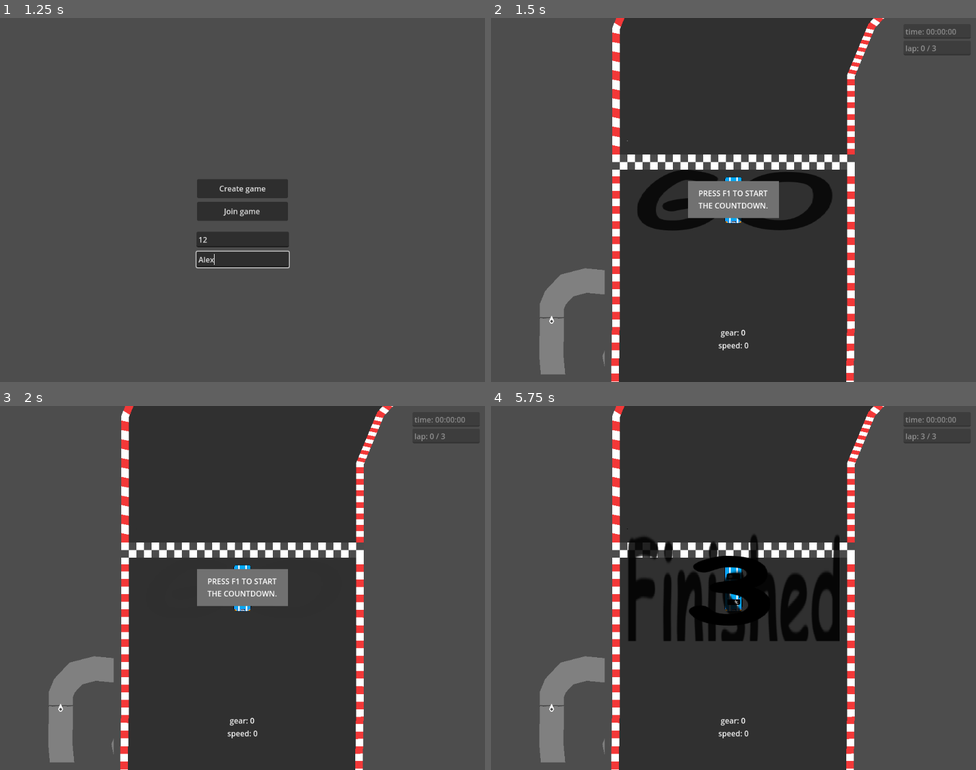
Above: before the commit, frames 1-4 (two rows, left to right).
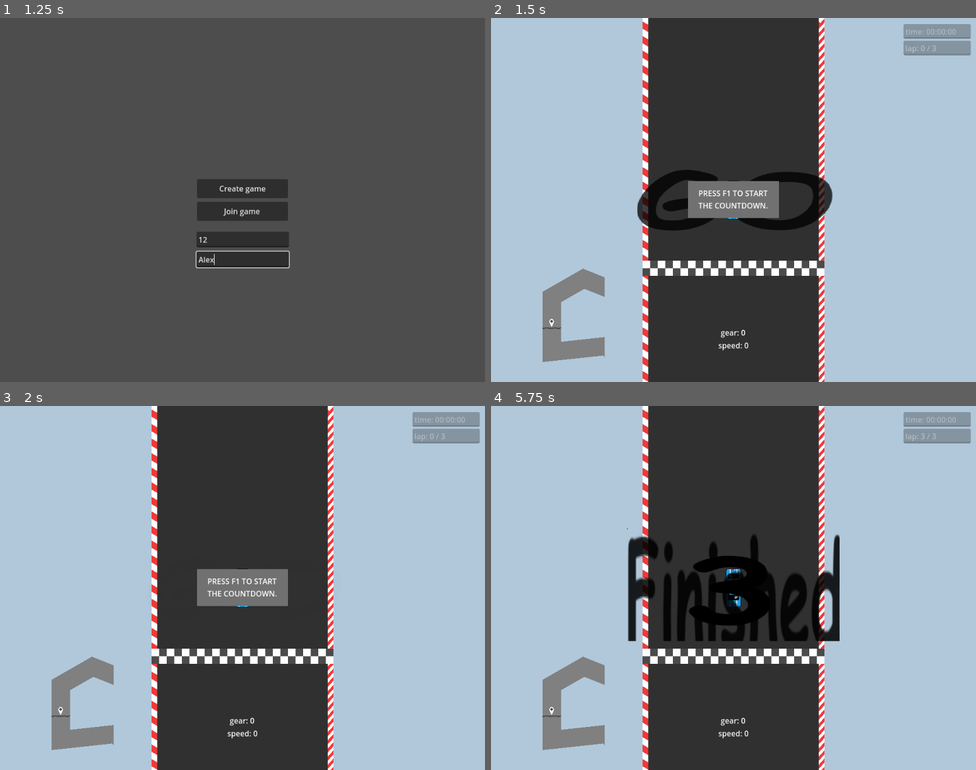
Above: after the commit, the same moments.

Repository: Tab-e-n/web-racing-game
Game: Godot game, scene res://load.tscn
Same seed, same stepped clock (60 frames per second), same inputs: the game is played once before the commit and once after it.
Inputs (mouse positions are in pixels of both pictures, inside the frame that each line leads up to):
- Up to frame 1 (1.25 s): click (242, 240) at 0.52 s; type "12" at 0.6 s; click (242, 258) at 0.75 s; type "Alex" at 0.83 s
- Up to frame 2 (1.5 s): click "Create game" at 1.25 s
- Up to frame 3 (2 s): no input
- Up to frame 4 (5.75 s): tap F every 0.75 s from 2 to 5 s; hold Right (right) 2.03-2.78 s; hold Delete 2.03-2.78 s; hold Down (down) 2.78-3.53 s; tap Shift (shift) at 2.85 s; tap Delete at 3.05, 4.55 s; hold Right (right) 3.53-4.28 s; hold Delete 3.53-4.28 s; hold Up (up) 4.28-5.03 s; tap Tab at 4.35 s; hold Left (left) from 5.03 s (still down); hold Delete from 5.03 s (still down); tap F1 (F1) at 5.65 s

Frame 1 is identical in both runs. In frame 2, 67% of the frame differs, in the area x 0-100%, y 0-100%; in frame 3, 67%; in frame 4, 66%.

Commit message:
As i foretold, none of the web stuff worked :)

Diff:
--- a/Objects/racecar.tscn
+++ b/Objects/racecar.tscn
@@ -1,19 +1,18 @@
 [gd_scene load_steps=5 format=3 uid="uid://dq4jcgjndycyl"]
 
 [ext_resource type="Script" path="res://Scripts/racecar.gd" id="1_xv4uw"]
+[ext_resource type="Texture2D" uid="uid://bys5jfqcu8v27" path="res://Textures/placeholder_car_2.png" id="2_1ko0k"]
 [ext_resource type="Texture2D" uid="uid://doxnw8vkcqiag" path="res://Textures/debug_vector.png" id="2_4oll1"]
-[ext_resource type="Texture2D" uid="uid://dw6uj3apwvl4h" path="res://Textures/pixilart-drawing.png" id="2_ot72g"]
 
 [sub_resource type="RectangleShape2D" id="RectangleShape2D_1j6se"]
-size = Vector2(32, 96)
+size = Vector2(32, 80)
 
 [node name="Racecar" type="CharacterBody2D"]
 collision_mask = 65534
 script = ExtResource("1_xv4uw")
 
 [node name="placeholder" type="Sprite2D" parent="."]
-scale = Vector2(0.75, 0.75)
-texture = ExtResource("2_ot72g")
+texture = ExtResource("2_1ko0k")
 
 [node name="collision" type="CollisionShape2D" parent="."]
 shape = SubResource("RectangleShape2D_1j6se")
--- a/Scripts/Netcode.gd
+++ b/Scripts/Netcode.gd
@@ -14,9 +14,16 @@
 const VOTE_TIME : float = 20
 const NUMBER_OF_VOTE_OPTIONS : int = 4
 
+const VOTE_POSSIBILITIES : Dictionary = {
+	"Anti Testies" : "AntiTesties.tscn",
+	"Funny Ice Physics" : "funny_ice_physics.tscn",
+	"test_scene" : "test_scene.tscn",
+	"Trees Trees Trees" : "test_scene_1.tscn",
+	"DA WORLD" : "THEWORLD.tscn",
+}
+
 
 var TIME_TO_TIMEOUT : float = 360
-
 
 # This will contain player info for every player,
 # with the keys being each player's unique IDs.
@@ -32,6 +39,7 @@
 	"time" : 0,
 	"laps" : 0,
 	"finished" : false,
+	"car_data" : {},
 }
 var players_loaded = []
 var is_a_player : bool = true
@@ -53,8 +61,7 @@
 	players_loaded = []
 	is_a_player = true
 	is_a_spectator = false
-#	current_track_name = "test_scene"
-	current_track_name = "test_scene"
+	current_track_name = "Funny Ice Physics"#"test_scene"
 	time_till_timeout = 0
 	vote_timer = 0
 	votes = {}
@@ -79,7 +86,7 @@
 			if time_till_timeout > 0:
 				time_till_timeout -= delta
 				if time_till_timeout <= 0:
-					racing_finished.rpc()
+					end_race()
 
 			if vote_timer > 0:
 				vote_timer -= delta
@@ -134,6 +141,7 @@
 func get_car_data():
 	if is_a_spectator or not is_a_player:
 		send_car_data.rpc({})
+		return
 	if get_tree().current_scene.has_method("get_car_data"):
 		var car_data = get_tree().current_scene.get_car_data()
 		send_car_data.rpc(car_data)
@@ -145,10 +153,7 @@
 func send_car_data(car_data : Dictionary):
 	var peer_id = multiplayer.get_remote_sender_id()
 	if players.has(peer_id):
-		if car_data.is_empty() and players[peer_id].has("car_data"):
-			players[peer_id].erase("car_data")
-		if not car_data.is_empty():
-			players[peer_id]["car_data"] = car_data.duplicate()
+		players[peer_id]["car_data"] = car_data.duplicate()
 #		print("data_recieved")
 
 
@@ -156,12 +161,14 @@
 func send_game_info(game_info : Dictionary):
 	print("got game info")
 	current_track_name = game_info["track_name"]
-	become_spectator()
+	if game_info["become_spectator"]:
+		become_spectator()
+	else:
+		become_player()
 
 
 func do_a_new_round():
 	print("new round")
-	time_till_timeout = TIME_TO_TIMEOUT
 	vote_timer = 0
 	players_loaded = []
 
@@ -195,6 +202,9 @@
 	become_player()
 	if get_tree().current_scene is Gameplay:
 		get_tree().current_scene.start_race()
+	if multiplayer.is_server():
+		print("timeout in ", TIME_TO_TIMEOUT)
+		time_till_timeout = TIME_TO_TIMEOUT
 
 
 @rpc("any_peer", "call_local", "reliable")
@@ -209,15 +219,16 @@
 	if multiplayer.is_server() and done:
 		if time_till_timeout > END_OF_RACE_TIMEOUT:
 			time_till_timeout = END_OF_RACE_TIMEOUT
+			print("timeout in ", END_OF_RACE_TIMEOUT)
 		check_player_finish()
 
 
 func check_player_finish():
 	for i in players:
-		if not players[i]["finished"] and players[i].has("car_data"):
+		if not players[i]["finished"] and not players[i]["car_data"].is_empty():
 			print("everyone isn't done yet.")
 			return
-	racing_finished()
+	end_race()
 
 
 func _on_race_finished(race_timer):
@@ -270,33 +281,39 @@
 
 
 func generate_vote_options():
-	var dir : Array = DirAccess.get_files_at("res://Tracks/")
+	var possibilities = VOTE_POSSIBILITIES.keys()
 	var rng = RandomNumberGenerator.new()
 
 	vote_options[NUMBER_OF_VOTE_OPTIONS - 1] = current_track_name
-	if dir.find(current_track_name + ".tscn") != -1:
-		dir.remove_at(dir.find(current_track_name + ".tscn"))
+	if possibilities.find(current_track_name) != -1:
+		possibilities.remove_at(possibilities.find(current_track_name))
 
 	for i in range(NUMBER_OF_VOTE_OPTIONS - 1):
-		var index = rng.randi_range(0, dir.size() - 1)
-		var map : String = dir[index]
-		dir.remove_at(index)
-		vote_options[i] = map.trim_suffix(".tscn")
-		if dir.is_empty():
+		var index = rng.randi_range(0, possibilities.size() - 1)
+		var map : String = possibilities[index]
+		possibilities.remove_at(index)
+		vote_options[i] = map
+		if possibilities.is_empty():
 			break
 
 	print(vote_options)
 
 
-@rpc("authority", "call_local", "reliable")
-func racing_finished():
+func end_race():
 	print("race over")
 	if multiplayer.is_server():
 		time_till_timeout = 0
 		vote_timer = VOTE_TIME
 		votes = {}
 		generate_vote_options()
+	racing_finished.rpc(vote_options)
+
+
+@rpc("authority", "call_local", "reliable")
+func racing_finished(_vote_options : Array):
+	vote_options = _vote_options.duplicate()
 	(get_tree().current_scene as Gameplay).stop_race()
+
 
 func become_spectator():
 	is_a_spectator = true
@@ -317,6 +334,7 @@
 	if multiplayer.is_server():
 		var game_info = {}
 		game_info["track_name"] = current_track_name
+		game_info["become_spectator"] = not temp_start_countdown
 		send_game_info.rpc_id(id, game_info)
 
 
@@ -331,6 +349,8 @@
 func _on_player_disconnected(id):
 	players.erase(id)
 	player_disconnected.emit(id)
+	if id == 1 and not multiplayer.is_server():
+		get_tree().change_scene_to_file("res://menu.tscn")
 
 
 func _on_connected_ok():
--- a/Scripts/camera.gd
+++ b/Scripts/camera.gd
@@ -108,9 +108,9 @@
 	var format_zeros = func(x): return "0%d" % x if x / 10 < 1 else "%d" % x
 
 	var text = "time: "
-	text += format_zeros.call(int(int((get_parent() as Gameplay).race_timer / 60) % 60)) #minuty
-	text += ":" + format_zeros.call(int(int((get_parent() as Gameplay).race_timer) % 60)) #sekundy
-	text += ":" + format_zeros.call(int(int((get_parent() as Gameplay).race_timer * 60) % 60)) #milisekundy
+	text += format_zeros.call(int(int(time / 60) % 60)) #minuty
+	text += ":" + format_zeros.call(int(int(time) % 60)) #sekundy
+	text += ":" + format_zeros.call(int(int(time * 60) % 60)) #milisekundy
 	return text
 
 
--- a/Scripts/finish_line.gd
+++ b/Scripts/finish_line.gd
@@ -14,7 +14,7 @@
 	$finish.region_rect.size = Vector2(width, 32)
 
 
-func _physics_process(delta):
+func _physics_process(_delta):
 	if Engine.is_editor_hint():
 		$finish.region_rect.size = Vector2(width, 32)
 
--- a/Scripts/gameplay.gd
+++ b/Scripts/gameplay.gd
@@ -61,7 +61,7 @@
 func player_did_a_lap():
 	if not is_racing:
 		return
-	print("You did a lap :D")
+	print("you did a lap :D")
 	current_lap += 1
 	if current_lap != lap_count:
 		lap_finished.emit(current_lap)
@@ -71,5 +71,5 @@
 		Net._on_race_finished(race_timer)
 
 
-func _on_new_track_loaded(track):
+func _on_new_track_loaded(_track):
 	countdown_has_started = false
--- a/Scripts/minimap.gd
+++ b/Scripts/minimap.gd
@@ -22,7 +22,7 @@
 		return
 
 	opponents = gameplay.get_node("opponent_visualizer")
-	if racecar == null:
+	if opponents == null:
 		print("ERROR: Minimap can't find the opponent_visualizer.")
 		queue_free()
 		return
@@ -45,12 +45,13 @@
 			new_op.texture = preload("res://Textures/ui/minimap_car.png")
 			new_op.offset.y = -3
 			new_op.self_modulate = Color.DARK_GRAY
+			$opponents.add_child(new_op)
 	for op in $opponents.get_children():
 		if not opponents.has_node(NodePath(op.name)):
 			op.queue_free()
 			continue
 		var linked_op = opponents.get_node(NodePath(op.name))
-		op.position = linked_op.position
+		op.position = linked_op.position * $track.scale
 		op.rotation = linked_op.rotation
 
 
--- a/Scripts/opponent_visualizer.gd
+++ b/Scripts/opponent_visualizer.gd
@@ -15,12 +15,12 @@
 		if i == Net.multiplayer.get_unique_id():
 			continue
 
-		if not Net.players[i].has("car_data"):
+		if Net.players[i]["car_data"].is_empty():
 			continue
 
 		if not has_node(String.num(i)):
 			var new_op : Sprite2D = Sprite2D.new()
-			new_op.texture = preload("res://Textures/pixilart-drawing.png")
+			new_op.texture = preload("res://Textures/placeholder_car_2.png")
 			new_op.name = String.num(i)
 			new_op.self_modulate = Color.DARK_GRAY
 			add_child(new_op)
@@ -46,7 +46,7 @@
 			op.queue_free()
 			continue
 
-		if not Net.players[int(String(op.name))].has("car_data"):
+		if Net.players[int(String(op.name))]["car_data"].is_empty():
 			op.queue_free()
 			continue
 
--- a/Scripts/racecar.gd
+++ b/Scripts/racecar.gd
@@ -237,11 +237,16 @@
 		else:
 			velocity.x += sin(rotation) * (ACCELERATION + extra_accel) * 0.6
 			velocity.y -= cos(rotation) * (ACCELERATION + extra_accel) * 0.6
-
-
-	if (input_down or forced_brake) and pyth > 10:
-		velocity.x -= velocity_sin * DECCELERATION
-		velocity.y -= velocity_cos * DECCELERATION
+#
+#	if (input_down or forced_brake) and pyth > 10:
+#		velocity.x -= velocity_sin * DECCELERATION
+#		velocity.y -= velocity_cos * DECCELERATION
+#
+	if (input_down or forced_brake):
+		velocity.x -= sin(rotation) * (DECCELERATION + extra_accel)
+		velocity.y += cos(rotation) * (DECCELERATION + extra_accel)
+
+		extra_drag += 3
 
 
 	if (not input_up and not input_down) or not is_taking_inputs:
@@ -256,8 +261,12 @@
 			$sliding_rot_cos.global_rotation = incos(velocity_cos, velocity.x)
 
 		if not DEBUG_NO_EXIT_SLIDING:
-			if rotation_distance(incos(velocity_cos, velocity.x), rotation) < 0.1 and not input_down and not forced_brake:
+			var rot_dist = rotation_distance(incos(velocity_cos, velocity.x), rotation)
+			if (rot_dist < PI * 0.03 and not input_down and not forced_brake):
 				state_sliding = false
+			if rot_dist > PI * 0.97:
+				state_sliding = false
+				pyth = -pyth
 
 	if not DEBUG_NO_EXIT_SLIDING:
 		if abs(velocity.x) < 25 and abs(velocity.y) < 25:
--- a/Scripts/track_loader.gd
+++ b/Scripts/track_loader.gd
@@ -20,7 +20,7 @@
 	if new_track_name == "":
 		return
 
-	var packed = load("res://Tracks/" + new_track_name + ".tscn")
+	var packed = load("res://Tracks/" + Net.VOTE_POSSIBILITIES[track_name])
 	if packed == null:
 		packed = load("res://Tracks/test_scene.tscn")
 	current_track = packed.instantiate()
--- a/gameplay.tscn
+++ b/gameplay.tscn
@@ -16,14 +16,14 @@
 [sub_resource type="GDScript" id="GDScript_4inib"]
 script/source = "extends Label
 
-func _physics_process(delta):
-	visible = not get_parent().get_parent().countdown_has_started
+func _physics_process(_delta):
+	visible = not get_parent().get_parent().countdown_has_started and not Net.is_a_spectator
 "
 
 [sub_resource type="GDScript" id="GDScript_uvl46"]
 script/source = "extends Label
 
-func _physics_process(delta):
+func _physics_process(_delta):
 	visible = Net.temp_start_countdown
 "
 
@@ -125,8 +125,8 @@
 offset_right = 96.0
 offset_bottom = 38.0
 theme_override_styles/normal = SubResource("StyleBoxFlat_vl44o")
-text = "WAITING FOR HOST
-TO START COUNTDOWN."
+text = "WAITING FOR THE
+COUNTDOWN TO START."
 horizontal_alignment = 1
 vertical_alignment = 1
 script = SubResource("GDScript_4inib")
Binary file added: Textures/placeholder_car_2.png
Not shown, added: Textures/placeholder_car_2.png.import
Not shown, changed: export_presets.cfg
